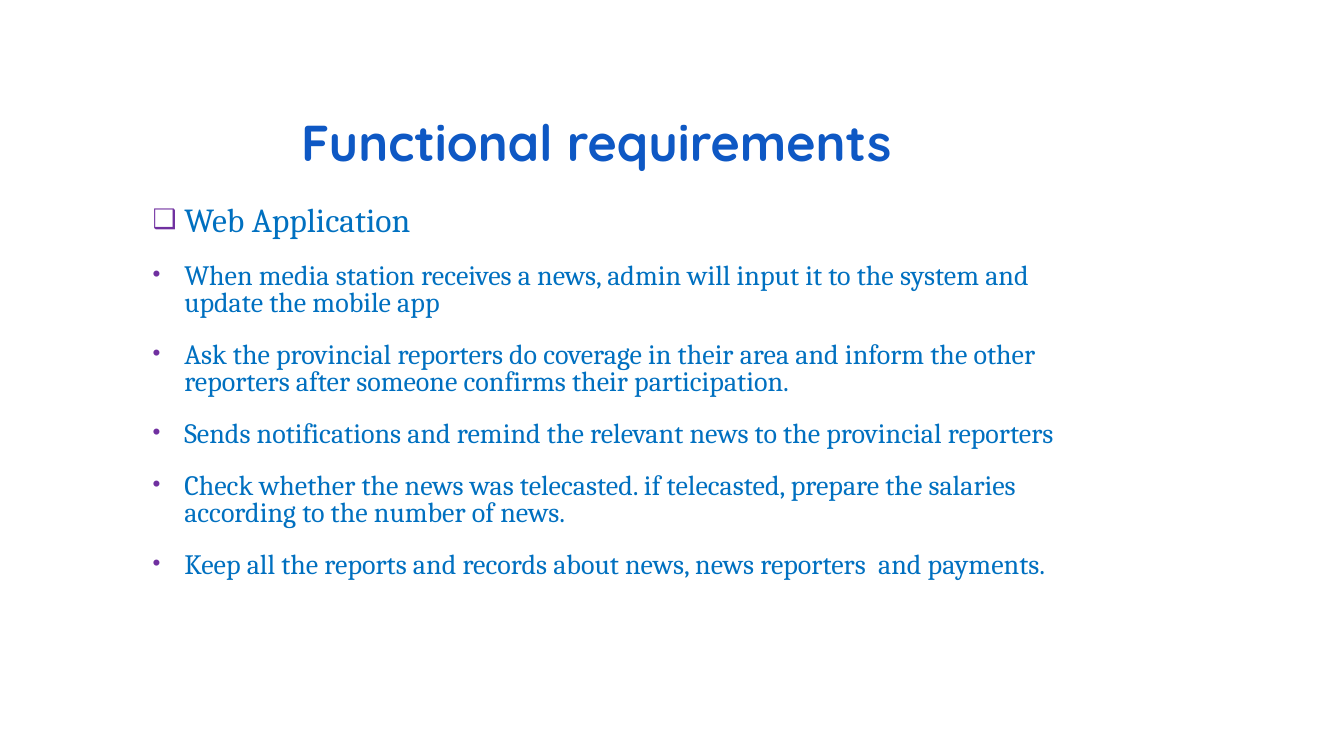
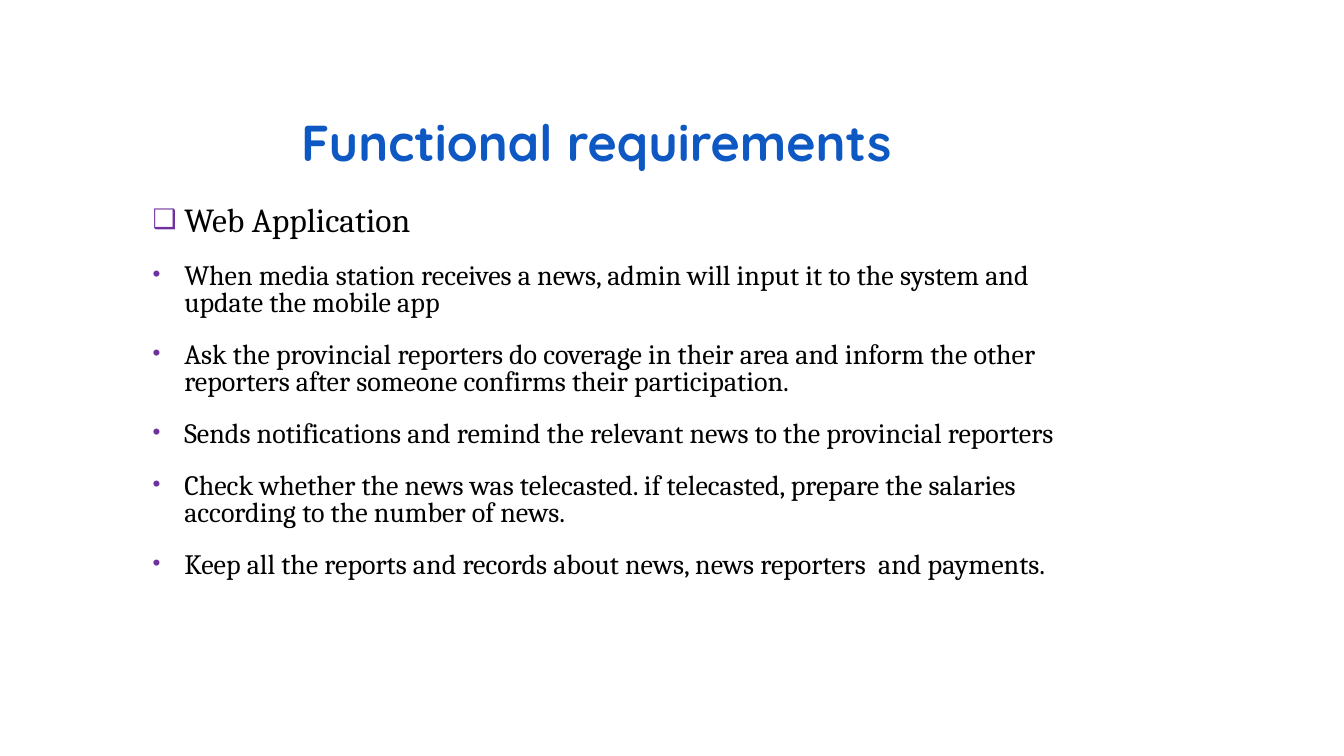
Before and after one commit to Dhanushka-Sanjaya/2nd-year-Group-Project, a slide deck: slide 11 of presentation/GROUP 13.pptx. Drawn at 1344x756 pixels with LibreOffice and Linux fonts; fonts in the diff are those of the drawing; background and template pictures are left out. Boxes give left, top, right and bottom in pixels: in the first picture for what was removed or moved away, otherwise in the second. Text is boxed around its words. In the diff, an @@ line names an element or a change of style, - is before the commit and + after.

Commit message:
changed the colour

```diff
--- a/presentation/GROUP 13.pptx
+++ b/presentation/GROUP 13.pptx
@@ text "Web Application" at (184,208,1054,580): text colour #0070C0 to #000000 @@
```
Also in this commit, not shown: 1 other slide changed.
